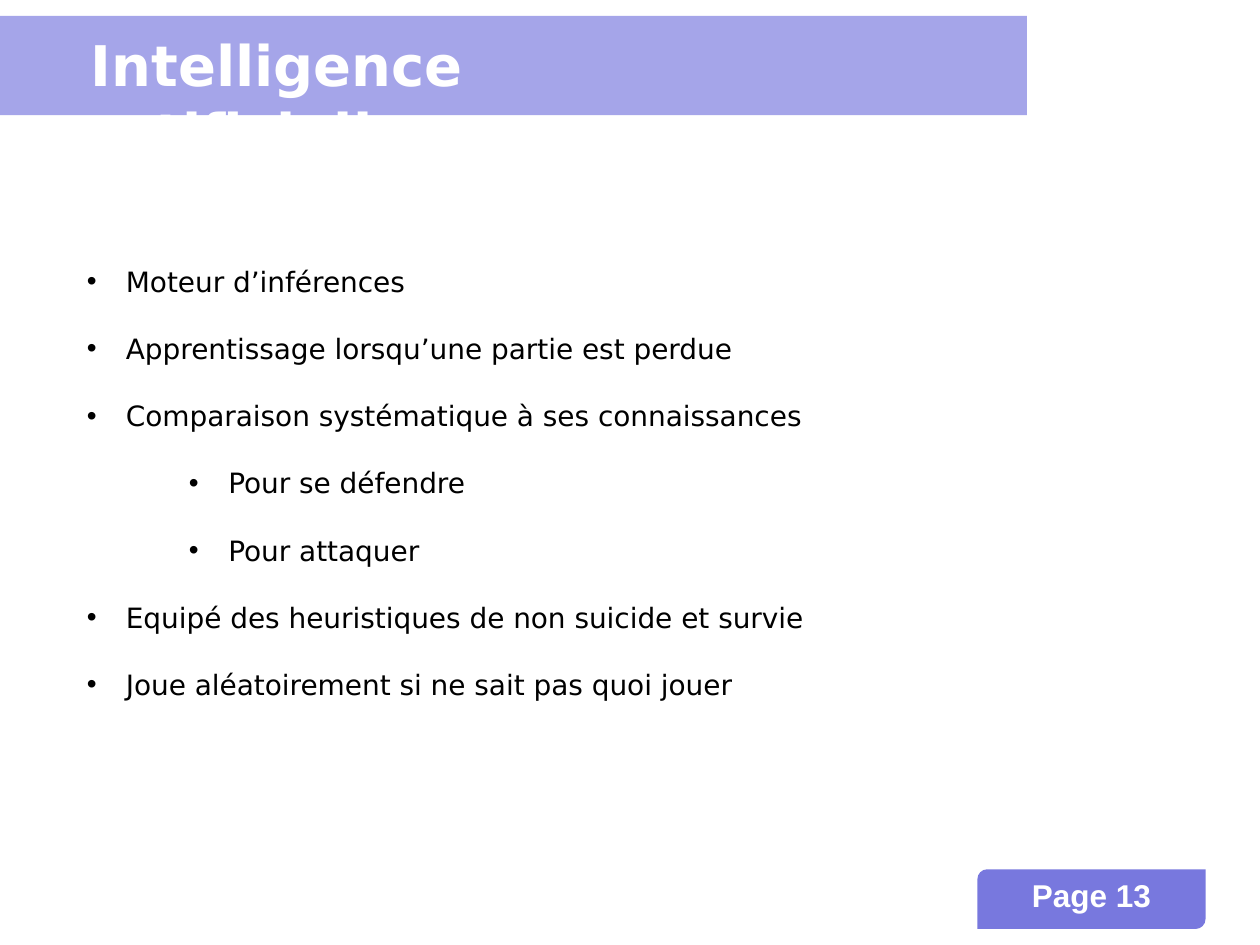
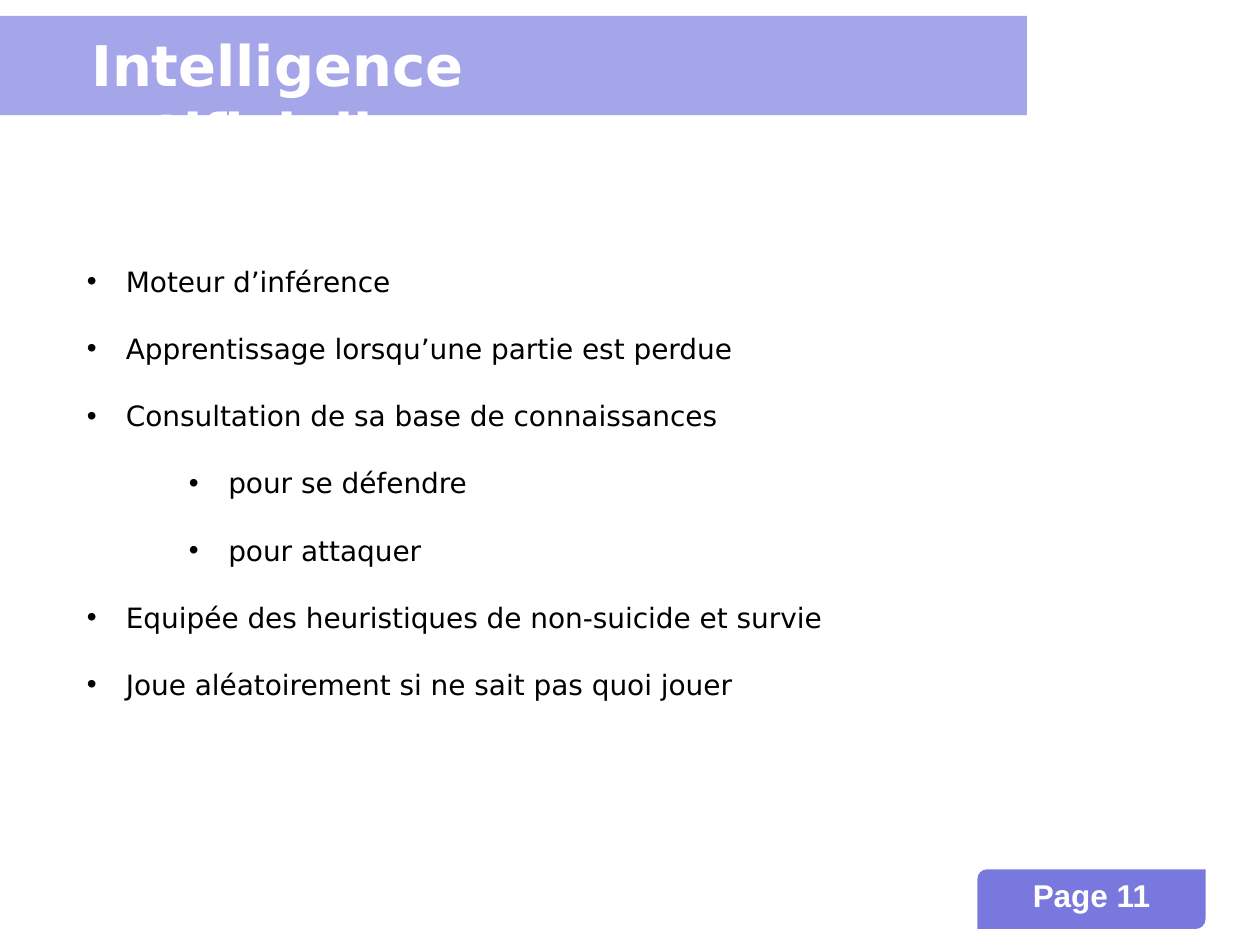
Before and after one commit to INSA-4IF-H4404-2013-2014/Connect-Four, a slide deck: slide 11 of presentation.ppt (slide 13 before the commit). Drawn at 1260x945 pixels with LibreOffice and Linux fonts; fonts in the diff are those of the drawing; background and template pictures are left out. Boxes give left, top, right and bottom in pixels: in the first picture for what was removed or moved away, otherwise in the second. Text is boxed around its words. In the diff, an @@ line names an element or a change of style, - is before the commit and + after.

Commit message:
Refactors and corrects spelling mistakes in the PPT.

```diff
--- a/presentation.ppt
+++ b/presentation.ppt
@@ text at [126, 269, 390, 293]: text changed @@
-• Moteur d’inférences
+• Moteur d’inférence
@@ text at [126, 404, 822, 634]: text changed @@
-• Comparaison systématique à ses connaissances
-  • Pour se défendre
-  • Pour attaquer
-• Equipé des heuristiques de non suicide et survie
+• Consultation de sa base de connaissances
+  • pour se défendre
+  • pour attaquer
+• Equipée des heuristiques de non-suicide et survie
@@ page number at [1033, 885, 1150, 913]: text changed @@
-Page 13
+Page 11
```
Also in this commit, not shown: 8 other slides changed, 2 slides added, 4 slides removed.
